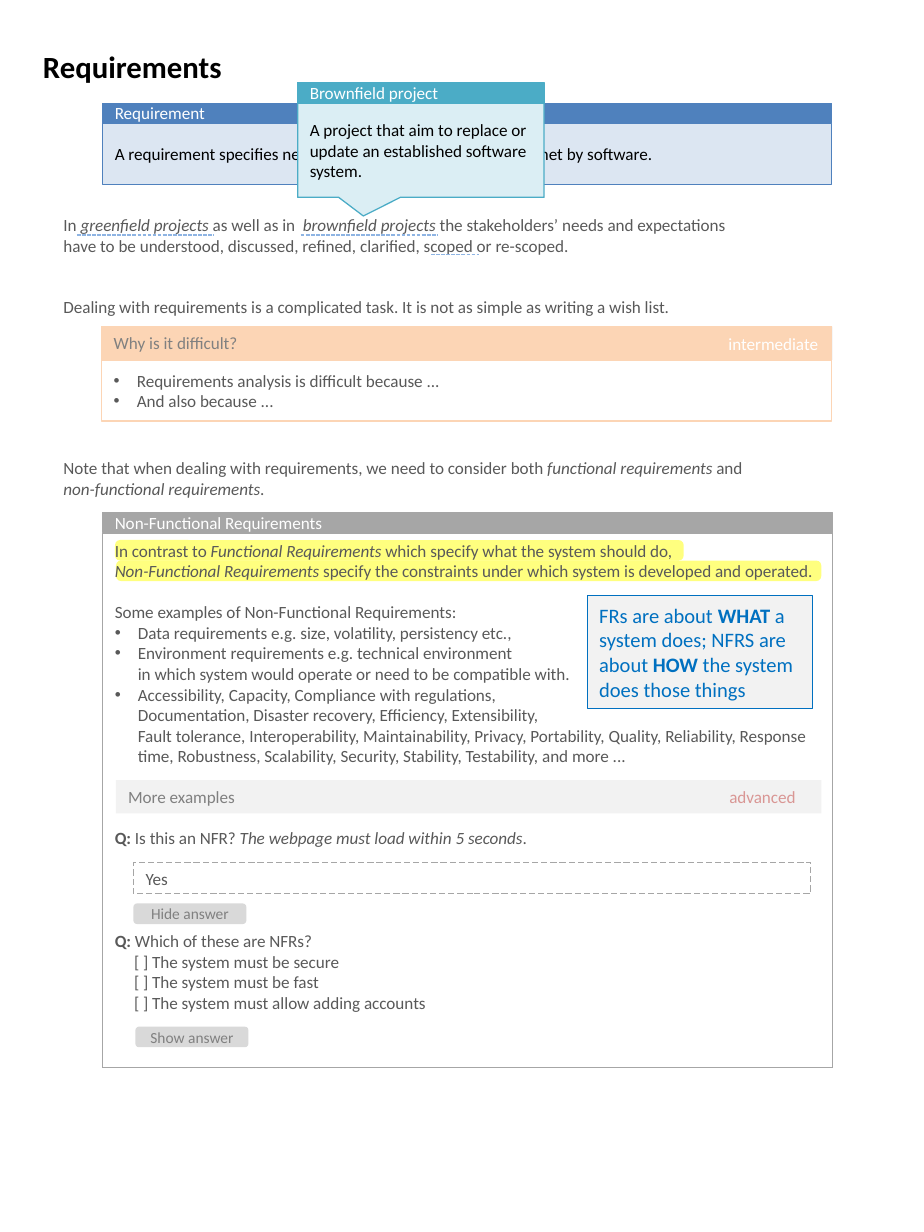
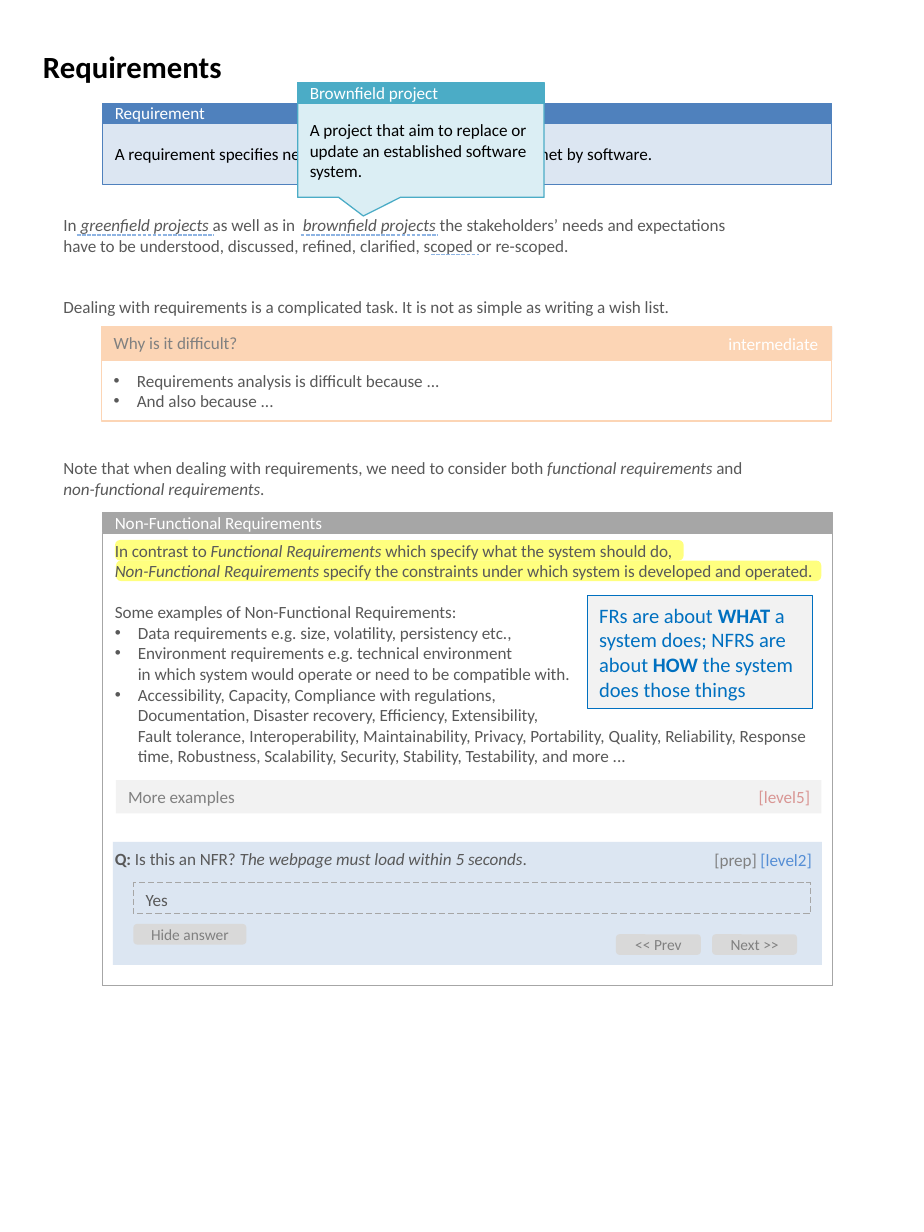
Before and after one commit to damithc/markbind-prototype, a slide deck: slide 1 of outputs/Textbook.pptx. Drawn at 924x1232 pixels with LibreOffice and Linux fonts; fonts in the diff are those of the drawing. Boxes give left, top, right and bottom in pixels: in the first picture for what was removed or moved away, otherwise in the second. Text is boxed around its words. In the diff, an @@ line names an element or a change of style, - is before the commit and + after.

```diff
--- a/outputs/Textbook.pptx
+++ b/outputs/Textbook.pptx
@@ rectangle "In contrast to Functional Requirements ...": place and size @@
-rectangle "In contrast to Functional Requirements ..." at <box>102,533,832,1067</box>
+rectangle "In contrast to Functional Requirements ..." at <box>102,533,832,986</box>
@@ text at <box>759,791,810,805</box>: text changed @@
-advanced
+[level5]
@@ rectangle added at <box>113,841,822,965</box>, fill #DCE6F2 @@
@@ text added at <box>714,853,757,869</box>, 10 pt, text #808080 @@
+[prep]
@@ text added at <box>760,853,811,869</box>, 10 pt, text #558ED5 @@
+[level2]
@@ rectangle "Yes": place and size @@
-rectangle "Yes" at <box>133,862,811,893</box>
+rectangle "Yes" at <box>133,883,811,914</box>
@@ rounded rectangle "Hide answer": place and size @@
-rounded rectangle "Hide answer" at <box>133,903,246,924</box>
+rounded rectangle "Hide answer" at <box>133,924,246,945</box>
@@ text in rectangle at <box>115,935,426,1012</box>: paragraphs removed @@
-Q: Which of these are NFRs?
-[ ] The system must be secure
-[ ] The system must be fast
-[ ] The system must allow adding accounts
@@ rounded rectangle added at <box>616,934,701,955</box>, fill #D9D9D9, 9 pt, text #808080 @@
+<< Prev
@@ rounded rectangle added at <box>712,934,797,955</box>, fill #D9D9D9, 9 pt, text #808080 @@
+Next >>
@@ rounded rectangle removed at <box>136,1026,249,1047</box> @@
-Show answer
```
Also in this commit, not shown: 11 other files.
